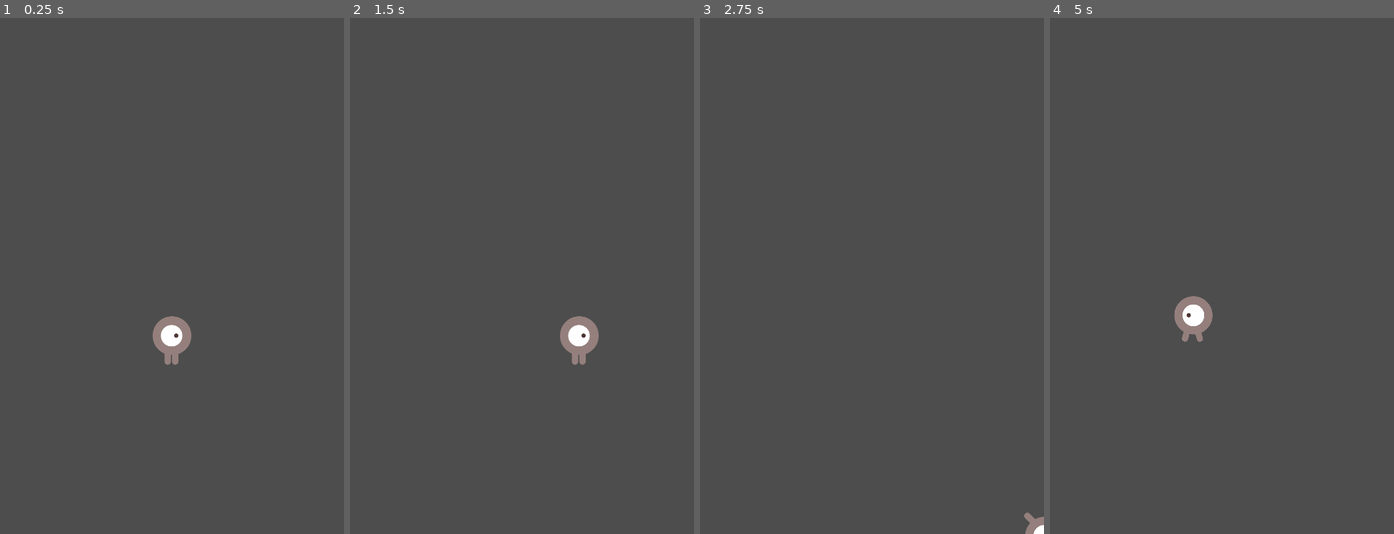
Above: before the commit, frames 1-4 (left to right).
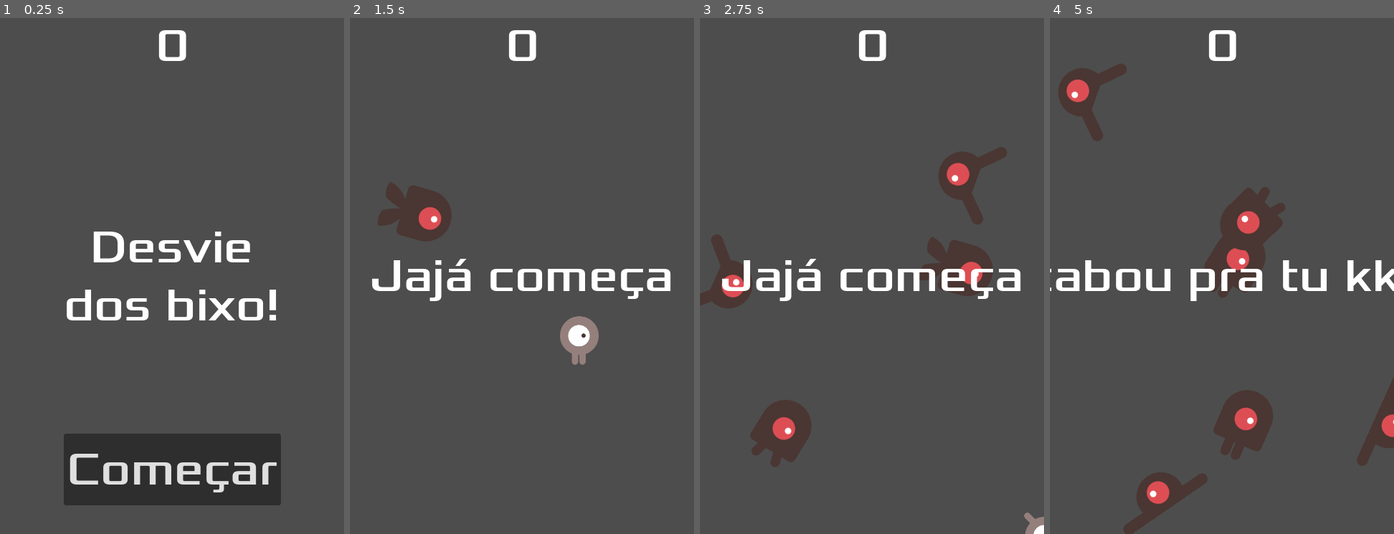
Above: after the commit, the same moments.

Repository: RaviAguiar/primeiro-jogo-2d
Game: Godot game, scene res://main.tscn
Two runs of this game, one before a commit and one after it. Both use one fixed random seed, a clock stepped at 60 frames per second and the inputs below.
Inputs (mouse positions are in pixels of both pictures, inside the frame that each line leads up to):
- Up to frame 1 (0.25 s): no input
- Up to frame 2 (1.5 s): click (522, 472) at 0.5 s, where only the run after the commit has a clickable "Começar"; hold D (move_right) from 1.28 s (still down)
- Up to frame 3 (2.75 s): release D (move_right) at 2.03 s; hold S (move_down) from 2.03 s (still down)
- Up to frame 4 (5 s): release S (move_down) at 2.78 s; hold D (move_right) 2.78-3.53 s; hold W (move_up) 3.53-4.28 s; hold A (move_left) from 4.28 s (still down)

The runs differ from the first frame. In frame 1, 12% of the frame differs, in the area x 18-82%, y 2-95%; in frame 2, 3.8%; in frame 3, 7.1%; in frame 4, 10%.
Error before the commit: Invalid call. Nonexistent function 'rotaded' in base 'Vector2'. (res://main.gd:59)

Commit message:
iniciei a programação da HUD

Diff:
--- /dev/null
+++ b/hud.gd
@@ -0,0 +1,36 @@
+extends CanvasLayer
+signal start_game
+
+# Called when the node enters the scene tree for the first time.
+func _ready() -> void:
+	pass # Replace with function body.
+
+
+# Called every frame. 'delta' is the elapsed time since the previous frame.
+func _process(delta: float) -> void:
+	pass
+
+func show_message(text):
+	$Message.text = text
+	$Message.show()
+	$MessageTimer.start
+
+func show_game_over():
+	show_message('Acabou pra tu kkkk')
+	await $MessageTimer.timeout
+
+	$Message.text = 'Desvie dos bixo!'
+	$Message.show()
+	await get_tree().create_timer(1.0).timeout
+	$StartButton.show
+
+func update_score(score):
+	$ScoreLabel.text = str(score)
+
+func _on_start_button_pressed() -> void:
+	$StartButton.hide()
+	start_game.emit()
+
+
+func _on_message_timer_timeout() -> void:
+	$Message.hide()
--- /dev/null
+++ b/hud.tscn
@@ -0,0 +1,63 @@
+[gd_scene format=3 uid="uid://bdg0qmbepdmr4"]
+
+[ext_resource type="FontFile" uid="uid://c6e8x6d2alc34" path="res://fonts/Xolonium-Regular.ttf" id="1_37p78"]
+[ext_resource type="Script" uid="uid://c3tas5f16mg0q" path="res://hud.gd" id="1_64ctp"]
+
+[node name="HUD" type="CanvasLayer" unique_id=1697031254]
+script = ExtResource("1_64ctp")
+
+[node name="ScoreLabel" type="Label" parent="." unique_id=31585527]
+anchors_preset = 5
+anchor_left = 0.5
+anchor_right = 0.5
+offset_left = -22.5
+offset_right = 22.5
+offset_bottom = 78.0
+grow_horizontal = 2
+theme_override_fonts/font = ExtResource("1_37p78")
+theme_override_font_sizes/font_size = 64
+text = "0"
+horizontal_alignment = 1
+vertical_alignment = 1
+
+[node name="Message" type="Label" parent="." unique_id=842399290]
+anchors_preset = 8
+anchor_left = 0.5
+anchor_top = 0.5
+anchor_right = 0.5
+anchor_bottom = 0.5
+offset_left = -240.0
+offset_top = -37.5
+offset_right = 240.0
+offset_bottom = 37.5
+grow_horizontal = 2
+grow_vertical = 2
+theme_override_fonts/font = ExtResource("1_37p78")
+theme_override_font_sizes/font_size = 64
+text = "Desvie
+dos bixo!"
+horizontal_alignment = 1
+vertical_alignment = 1
+
+[node name="StartButton" type="Button" parent="." unique_id=804938831]
+anchors_preset = 7
+anchor_left = 0.5
+anchor_top = 1.0
+anchor_right = 0.5
+anchor_bottom = 1.0
+offset_left = -151.5
+offset_top = -140.0
+offset_right = 151.5
+offset_bottom = -40.0
+grow_horizontal = 2
+grow_vertical = 0
+theme_override_fonts/font = ExtResource("1_37p78")
+theme_override_font_sizes/font_size = 64
+text = "Começar"
+
+[node name="MessageTimer" type="Timer" parent="." unique_id=1959037170]
+wait_time = 2.0
+one_shot = true
+
+[connection signal="pressed" from="StartButton" to="." method="_on_start_button_pressed"]
+[connection signal="timeout" from="MessageTimer" to="." method="_on_message_timer_timeout"]
--- a/main.gd
+++ b/main.gd
@@ -5,8 +5,7 @@
 
 # Called when the node enters the scene tree for the first time.
 func _ready() -> void:
-	new_game()
-
+	pass
 
 # Called every frame. 'delta' is the elapsed time since the previous frame.
 func _process(_delta: float) -> void:
@@ -15,11 +14,14 @@
 func game_over() -> void:
 	$ScoreTimer.stop()
 	$MobTimer.stop()
+	$HUD.show_game_over()
 
 func new_game() -> void:
 	score = 0
 	$Player.start($StartPosition.position)
 	$MobTimer.start()
+	$HUD.update_score(score)
+	$HUD.show_message('Jajá começa')
 
 func _on_mob_timer_timeout():
 	var mob = mob_scene.instantiate()
@@ -56,13 +58,14 @@
 	var velocity = Vector2(randf_range(150, 250), 0)
 	#pega a propriedade de velocidade linear do mob e associa ela a velocidade que a gente criou,
 	#além disso, ele rotaciona esse vetor pra direção aleatória que a gente setou antes
-	mob.linear_velocity = velocity.rotaded(direction)
+	mob.linear_velocity = velocity.rotated(direction)
 
 	add_child(mob)
 	#spawna o mob na cena principal
 
 func _on_score_timer_timeout() -> void:
 	score += 1
+	$HUD.update_score(score)
 
 
 func _on_start_timer_timeout() -> void:
--- a/main.tscn
+++ b/main.tscn
@@ -3,6 +3,7 @@
 [ext_resource type="Script" uid="uid://dkf3b3b1xsmpg" path="res://main.gd" id="1_h2yge"]
 [ext_resource type="PackedScene" uid="uid://1egk628iggnw" path="res://mob.tscn" id="2_1bvp3"]
 [ext_resource type="PackedScene" uid="uid://d3yypce51fwx1" path="res://player.tscn" id="3_lquwl"]
+[ext_resource type="PackedScene" uid="uid://bdg0qmbepdmr4" path="res://hud.tscn" id="4_1bvp3"]
 
 [sub_resource type="Curve2D" id="Curve2D_7mycd"]
 _data = {
@@ -33,7 +34,10 @@
 
 [node name="MobSpawnLocation" type="PathFollow2D" parent="MobPath" unique_id=1366157472]
 
+[node name="HUD" parent="." unique_id=1697031254 instance=ExtResource("4_1bvp3")]
+
 [connection signal="hit" from="Player" to="." method="game_over"]
 [connection signal="timeout" from="MobTimer" to="." method="_on_mob_timer_timeout"]
 [connection signal="timeout" from="ScoreTimer" to="." method="_on_score_timer_timeout"]
 [connection signal="timeout" from="StartTimer" to="." method="_on_start_timer_timeout"]
+[connection signal="start_game" from="HUD" to="." method="new_game"]
--- a/player.gd
+++ b/player.gd
@@ -56,7 +56,7 @@
 func _on_body_entered(body: Node2D) -> void:
 	hide()
 	hit.emit()
-	$CollisionShape2D.set_deffered('disabled', true)
+	$CollisionShape2D.set_deferred('disabled', true)
 
 func start(pos):
 	position = pos
Not shown, changed: fonts/FONTLOG.txt
Not shown, added: hud.gd.uid
